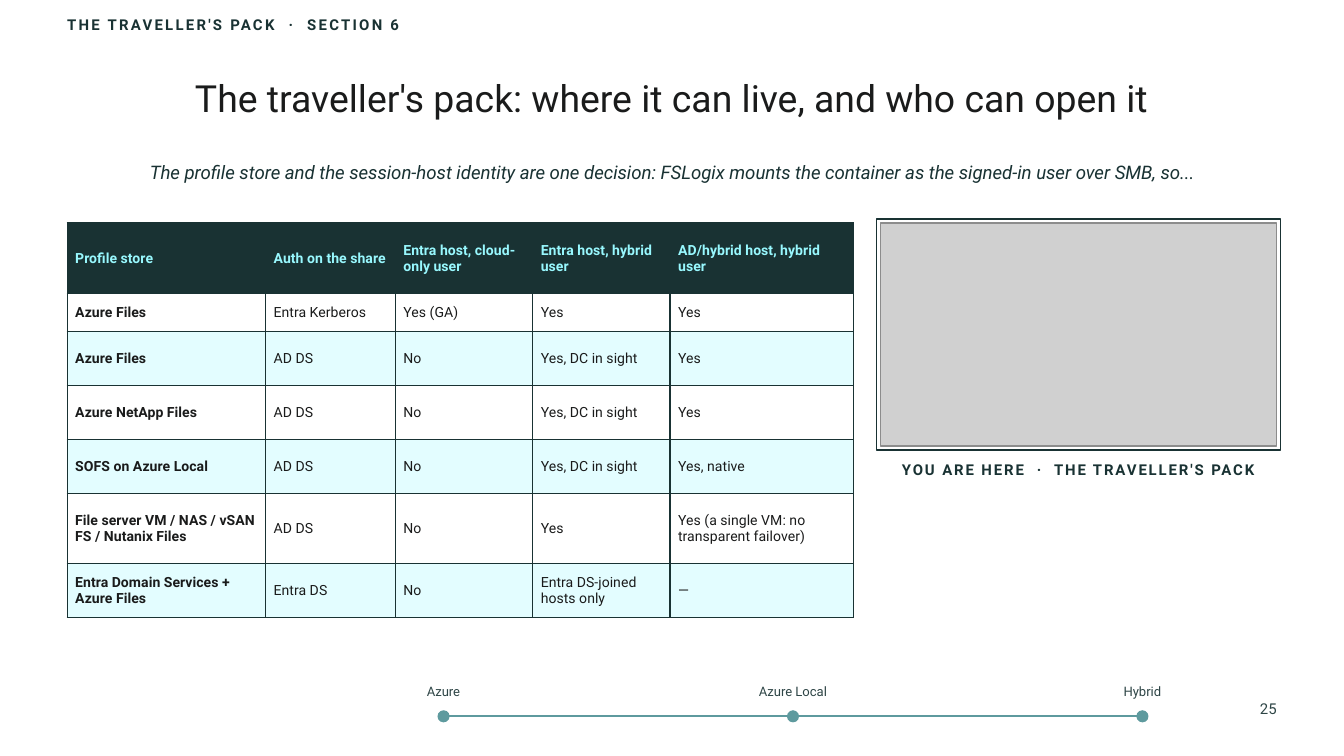
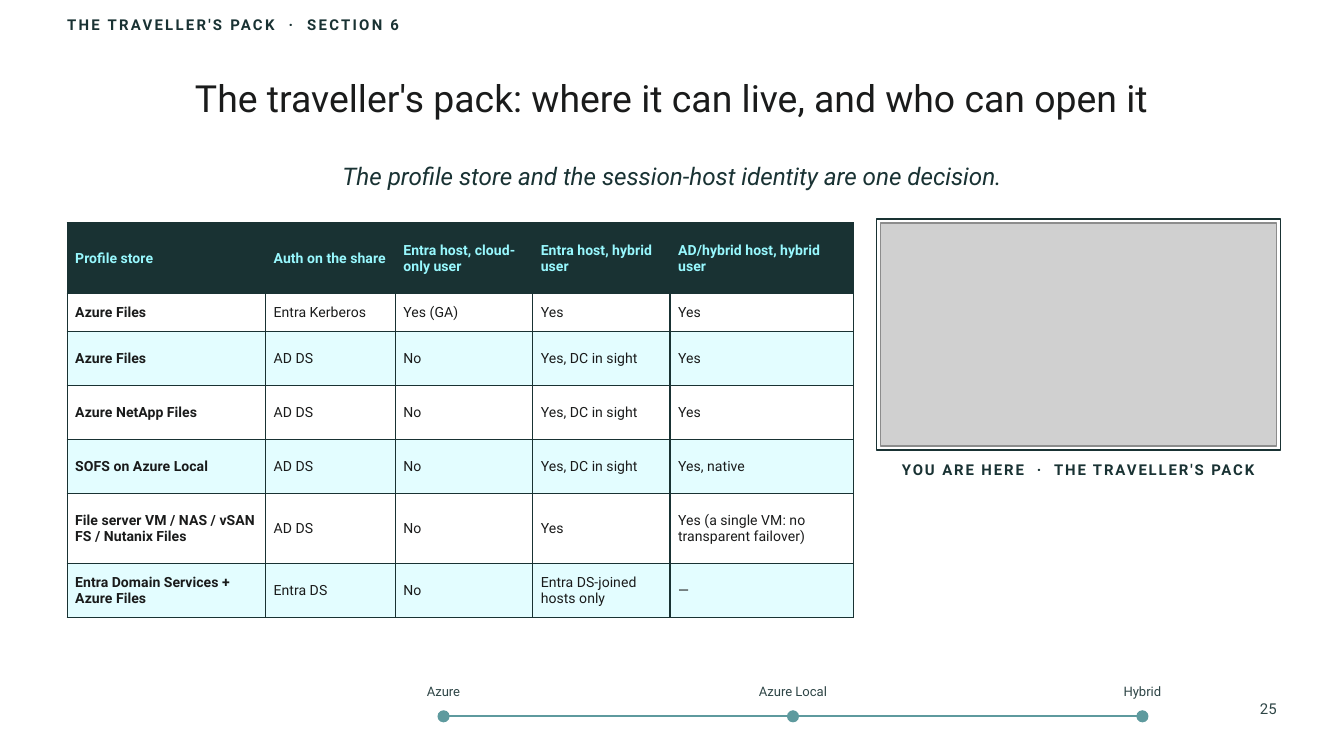
Before and after one commit to thisismydemo/nic2026_avd, a slide deck: slide 25 of presentation/AVD_Anywhere_NIC2026.pptx. Drawn at 1344x756 pixels with LibreOffice and Linux fonts; fonts in the diff are those of the drawing; grey boxes stand for pictures; background and template pictures are left out. Boxes give left, top, right and bottom in pixels: in the first picture for what was removed or moved away, otherwise in the second. Text is boxed around its words. In the diff, an @@ line names an element or a change of style, - is before the commit and + after.

```diff
--- a/presentation/AVD_Anywhere_NIC2026.pptx
+++ b/presentation/AVD_Anywhere_NIC2026.pptx
@@ text at bbox=[342, 166, 1001, 191]: text changed; size 10 to 13 pt @@
-The profile store and the session-host identity are one decision: FSLogix mounts the container as the signed-in user over SMB, so...
+The profile store and the session-host identity are one decision.
```
Also in this commit, not shown: 19 other slides changed, 1 slide added, 19 other files.
